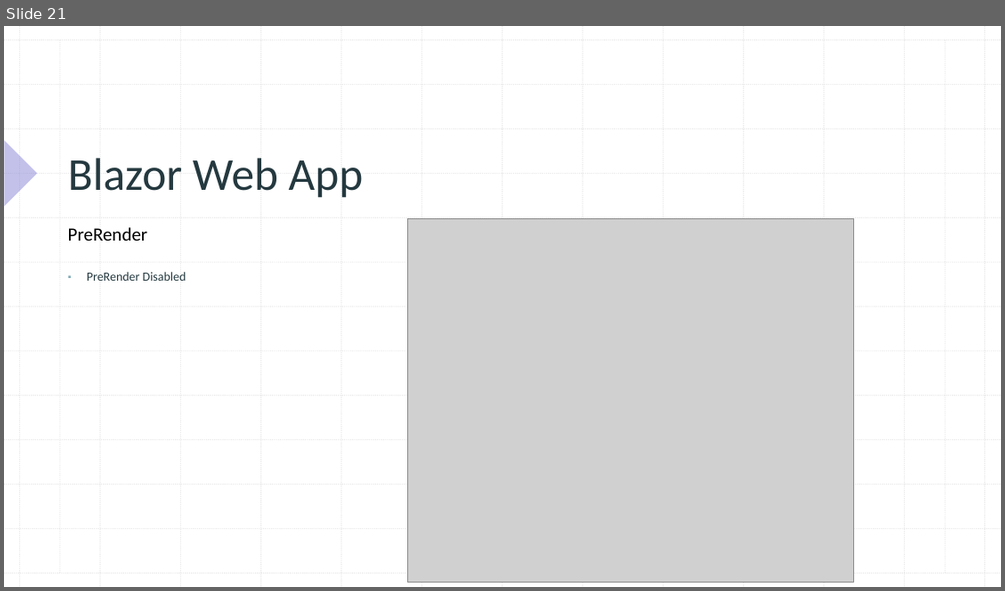
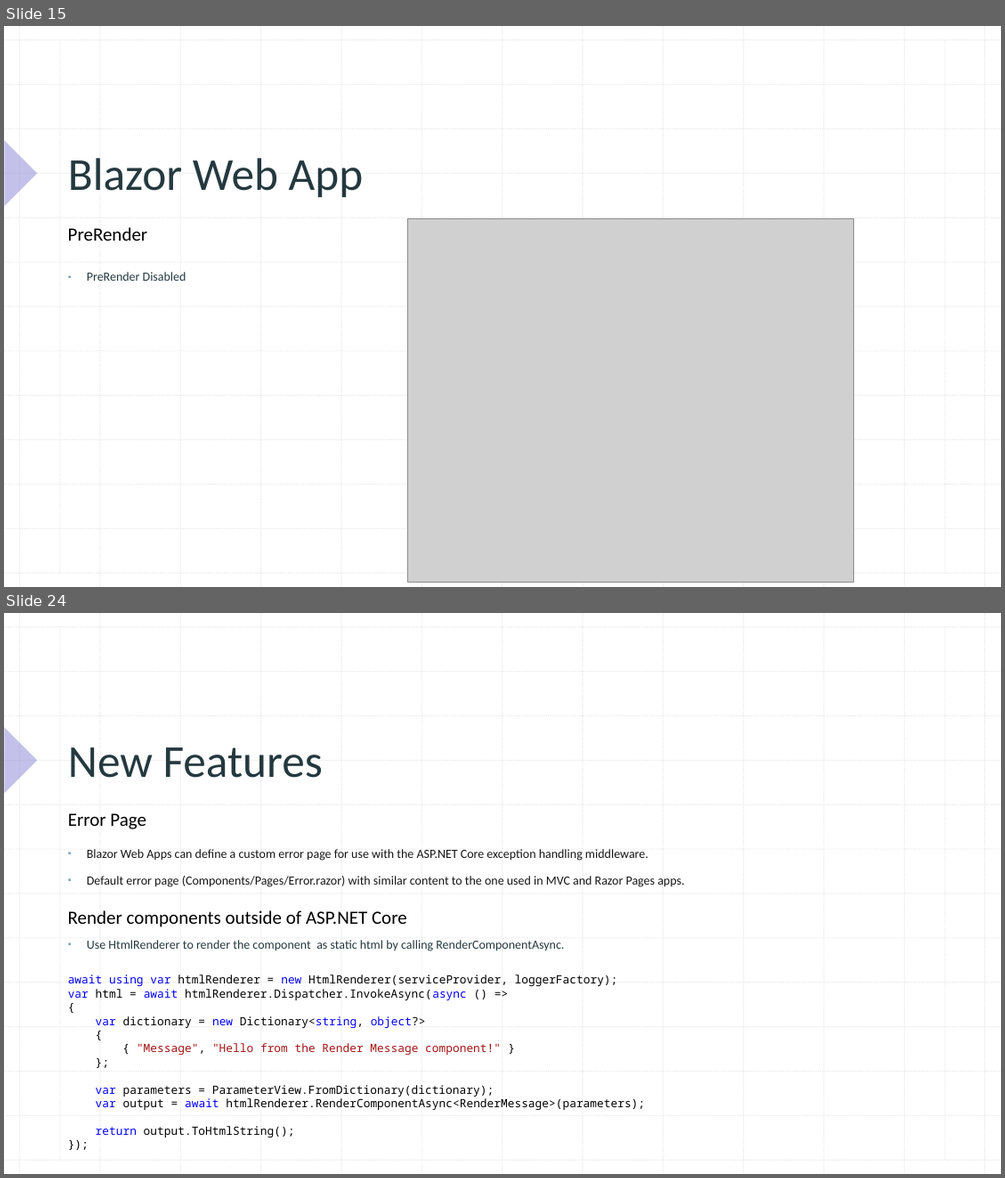
Before and after one commit to xccu/NetCore-Demo, a slide deck: Blazor in .net 8.pptx. Shown one above the other, each under a label of ours: slide 21 before the commit, slides 15 and 24 after it; the slides between them are not shown. The pictures are 1005x591 and 1005x1178 pixels, drawn with LibreOffice and Linux fonts; fonts in the diff are those of the drawing; grey boxes stand for pictures. Boxes give left, top, right and bottom in pixels: in the first picture for what was removed or moved away, otherwise in the second. Text is boxed around its words. In the diff, an @@ line names an element or a change of style, - is before the commit and + after.

```diff
--- a/Blazor in .net 8.pptx
+++ b/Blazor in .net 8.pptx
@@ slide 24 added at (x1=4, y1=613, x2=1001, y2=1174), background #FFFFFF; not listed: 29 template elements that a slide beside it also shows @@
@@ title added at (x1=68, y1=747, x2=323, y2=778), 44 pt, text #24393F @@
+New Features
@@ text added at (x1=68, y1=813, x2=146, y2=829), 18 pt, text #000000 @@
+Error Page
@@ text added at (x1=87, y1=849, x2=684, y2=887), 12 pt, text #161616 @@
+▪ Blazor Web Apps can define a custom error page for use with the ASP.NET Core exception handling middleware.
+▪ Default error page (Components/Pages/Error.razor) with similar content to the one used in MVC and Razor Pages apps.
@@ text added at (x1=68, y1=910, x2=407, y2=927), 18 pt, text #000000 @@
+Render components outside of ASP.NET Core
@@ text added at (x1=87, y1=940, x2=564, y2=951), 12 pt, text #24393F @@
+▪ Use HtmlRenderer to render the component as static html by calling RenderComponentAsync.
@@ text added at (x1=68, y1=974, x2=645, y2=1137), 11 pt, text #000000 @@
+await using var htmlRenderer = new HtmlRenderer(serviceProvider, loggerFactory);
+var html = await htmlRenderer.Dispatcher.InvokeAsync(async () =>
+{
+var dictionary = new Dictionary<string, object?>
+{
+{ "Message", "Hello from the Render Message component!" }
+};
+var parameters = ParameterView.FromDictionary(dictionary);
+var output = await htmlRenderer.RenderComponentAsync<RenderMessage>(parameters);
+return output.ToHtmlString();
+});
@@ what was slide 21 is now slide 15 @@
```
Also in this commit, not shown: 7 slides changed, 4 other slides added, 7 slides removed, 39 other files.
